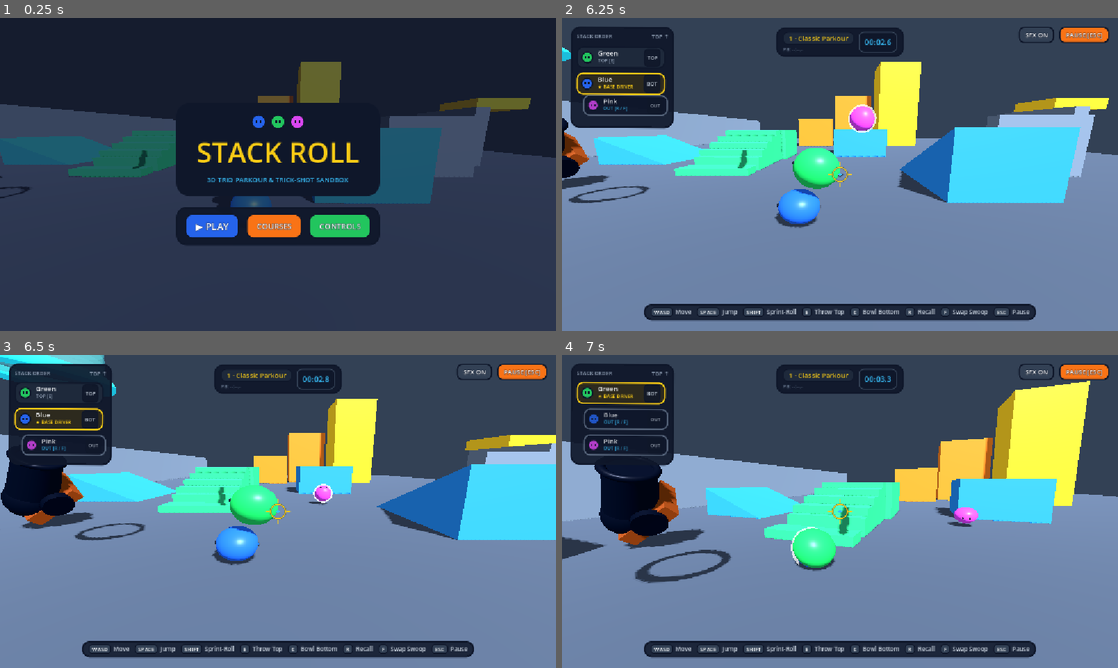
Above: before the commit, frames 1-4 (two rows, left to right).
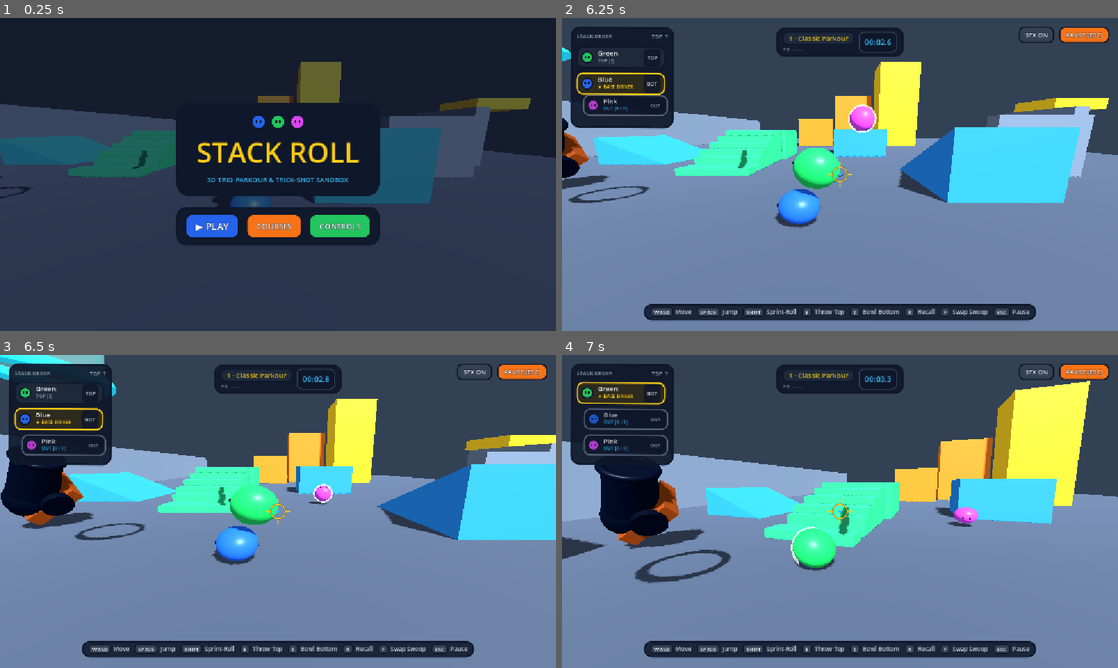
Above: after the commit, the same moments.

Repository: freeeked/godotgame
Game: Godot game, scene res://main.tscn
Same seed, same stepped clock (60 frames per second), same inputs: the game is played once before the commit and once after it.
Inputs (mouse positions are in pixels of both pictures, inside the frame that each line leads up to):
- Up to frame 1 (0.25 s): no input
- Up to frame 2 (6.25 s): click "▶ PLAY" at 0.5 s; click "SFX ON" at 1.25 s; click "MUTED" at 2 s; click "PAUSE [ESC]" at 2.75 s; move the mouse to (812, 237) at 3.52 s; hold E (eject) 3.53-4.28 s; hold W (move_forward) 3.53-5.03 s; click (812, 237) at 3.67 s; move the mouse to (1006, 221) at 4.27 s; tap Q (center_camera) at 4.35 s; tap E (eject) at 4.55, 6.05 s; move the mouse to (673, 127) at 5.02 s; hold E (eject) 5.03-5.78 s; hold A (move_left) from 5.03 s (still down); move the mouse to (867, 174) at 5.77 s; tap R (recall) at 5.85 s; click (867, 174) at 5.92 s
- Up to frame 3 (6.5 s): keep holding A (move_left)
- Up to frame 4 (7 s): move the mouse to (817, 505) at 6.52 s; release A (move_left) at 6.53 s; hold W (move_forward) from 6.53 s (still down); hold C (roll_bottom) from 6.53 s (still down); tap E (eject) at 6.8 s

Frames 1-2 are identical in both runs. In frame 3, less than 0.1% of the frame differs, in the area x 0-19%, y 0-6%; in frame 4, nothing differs.

Commit message:
fix tube

Diff:
--- a/scripts/player_stack.gd
+++ b/scripts/player_stack.gd
@@ -2089,6 +2089,62 @@
 
 # --- Cannon & Contraption Helpers ---
 
+func get_active_blob_radii() -> Array[float]:
+	var out: Array[float] = []
+	for b: StackBlob in _active_nodes:
+		out.append(b.radius)
+	return out
+
+func pose_stack_along_tube(world_positions: Array[Vector3], world_tangents: Array[Vector3], stretch: float = 0.16) -> void:
+	var count: int = mini(_active_nodes.size(), world_positions.size())
+	for i: int in range(count):
+		var b: StackBlob = _active_nodes[i]
+		b.body.global_position = world_positions[i]
+		b.body.velocity = Vector3.ZERO
+		b.velocity = Vector3.ZERO
+
+		var dir: Vector3 = world_tangents[i] if i < world_tangents.size() else Vector3.FORWARD
+		if dir.length_squared() > 0.0001:
+			dir = dir.normalized()
+			var horiz: Vector2 = Vector2(dir.x, dir.z)
+			if horiz.length() > 0.05:
+				var yaw: float = atan2(dir.x, dir.z)
+				if i == 0:
+					_facing_angle = yaw
+				b.pivot.rotation.y = yaw
+			var pitch: float = -asin(clampf(dir.y, -0.99, 0.99))
+			b.pivot.rotation.x = pitch
+			b.visual_root.rotation = Vector3.ZERO
+
+		b.squash = Vector3.ZERO
+		b.visual_root.scale = Vector3(
+			1.0 - stretch * 0.45,
+			1.0 - stretch * 0.45,
+			1.0 + stretch
+		)
+
+func launch_stack_from_tube(exit_pos: Vector3, launch_dir: Vector3, launch_vel: Vector3) -> void:
+	_is_externally_controlled = false
+	_cannon_ballistic_lock = true
+	_cannon_air_steer_blend = 0.0
+	_launch_momentum_timer = 0.55
+	_is_grounded = false
+	_coyote_timer = 0.0
+	_leader_vel = launch_vel
+
+	var clean_dir: Vector3 = launch_dir.normalized() if launch_dir.length_squared() > 0.0001 else Vector3(sin(_facing_angle), 0.0, cos(_facing_angle))
+	if Vector2(clean_dir.x, clean_dir.z).length() > 0.05:
+		_facing_angle = atan2(clean_dir.x, clean_dir.z)
+
+	for i: int in range(_active_nodes.size()):
+		var b: StackBlob = _active_nodes[i]
+		b.body.global_position = exit_pos - clean_dir * (float(i) * 0.72)
+		b.body.velocity = launch_vel
+		b.velocity = Vector3.ZERO
+		b.visual_root.scale = Vector3.ONE
+		b.pivot.rotation = Vector3(0.0, _facing_angle, 0.0)
+		b.visual_root.rotation = Vector3.ZERO
+		_apply_squash(b, -0.22 + float(i) * 0.02, 0.26 - float(i) * 0.02)
 
 func is_externally_controlled() -> bool:
 	return _is_externally_controlled
--- a/scripts/pneumatic_tube.gd
+++ b/scripts/pneumatic_tube.gd
@@ -24,12 +24,12 @@
 		_rebuild()
 
 @export_group("Launch & Travel")
-@export var exit_speed_a: float = 11.0:
+@export var exit_speed_a: float = 12.5:
 	set(value):
 		exit_speed_a = value
 		_rebuild()
 
-@export var exit_speed_b: float = 12.5:
+@export var exit_speed_b: float = 14.5:
 	set(value):
 		exit_speed_b = value
 		_rebuild()
@@ -61,11 +61,15 @@
 var _curve: Curve3D
 var _area_a: Area3D
 var _area_b: Area3D
+
 var _cooldown_a: float = 0.0
 var _cooldown_b: float = 0.0
-var _riding_body: Node3D = null
+var _stack_riding: bool = false
 var _ride_timer: float = 0.0
 var _ride_forward: bool = true
+
+var _single_rides: Array[Dictionary] = []
+var _single_cooldowns: Dictionary = {}
 
 func _ready() -> void:
 	_rebuild()
@@ -105,32 +109,75 @@
 	if baked.size() < 2:
 		return
 
+	# Deduplicate close curve points so normals stay clean
+	var pts: Array[Vector3] = []
+	for p: Vector3 in baked:
+		if pts.is_empty() or pts[pts.size() - 1].distance_to(p) > 0.04:
+			pts.append(p)
+	if pts.size() < 2:
+		return
+
 	var mat: StandardMaterial3D = StandardMaterial3D.new()
-	mat.albedo_color = Color("67e8f9")
+	mat.albedo_color = Color(0.40, 0.91, 0.98, 0.42)
 	mat.emission_enabled = true
 	mat.emission = Color("0891b2")
 	mat.emission_energy_multiplier = 0.45
 	mat.transparency = BaseMaterial3D.TRANSPARENCY_ALPHA
-	mat.albedo_color.a = 0.45
-
-	for i: int in range(baked.size() - 1):
-		var a: Vector3 = baked[i]
-		var b: Vector3 = baked[i + 1]
-		var seg_len: float = a.distance_to(b)
-		if seg_len <= 0.01:
-			continue
-		var seg_mesh: MeshInstance3D = MeshInstance3D.new()
-		var cyl: CylinderMesh = CylinderMesh.new()
-		cyl.top_radius = tube_radius
-		cyl.bottom_radius = tube_radius
-		cyl.height = seg_len
-		seg_mesh.mesh = cyl
-		seg_mesh.material_override = mat
-		seg_mesh.position = (a + b) * 0.5
-		var dir: Vector3 = (b - a).normalized()
-		if absf(dir.dot(Vector3.UP)) < 0.999:
-			seg_mesh.quaternion = Quaternion(Vector3.UP, dir)
-		add_child(seg_mesh)
+	mat.cull_mode = BaseMaterial3D.CULL_DISABLED
+
+	# Build a single continuous smooth sleeve mesh (no overlapping cylinder endcap bands)
+	var st: SurfaceTool = SurfaceTool.new()
+	st.begin(Mesh.PRIMITIVE_TRIANGLES)
+
+	var radial_segs: int = 24
+	var rings: Array[Array] = []
+	var prev_normal: Vector3 = Vector3.ZERO
+
+	for i: int in range(pts.size()):
+		var tangent: Vector3
+		if i == 0:
+			tangent = (pts[1] - pts[0]).normalized()
+		elif i == pts.size() - 1:
+			tangent = (pts[i] - pts[i - 1]).normalized()
+		else:
+			tangent = (pts[i + 1] - pts[i - 1]).normalized()
+
+		if prev_normal.length_squared() < 0.001:
+			var ref: Vector3 = Vector3.RIGHT if absf(tangent.dot(Vector3.UP)) > 0.9 else Vector3.UP
+			prev_normal = tangent.cross(ref).normalized()
+		else:
+			prev_normal = (prev_normal - tangent * prev_normal.dot(tangent)).normalized()
+
+		var binormal: Vector3 = tangent.cross(prev_normal).normalized()
+		var ring_verts: Array[Vector3] = []
+		for s: int in range(radial_segs + 1):
+			var ang: float = (float(s) / float(radial_segs)) * TAU
+			var radial_dir: Vector3 = prev_normal * cos(ang) + binormal * sin(ang)
+			ring_verts.append(pts[i] + radial_dir * tube_radius)
+		rings.append(ring_verts)
+
+	for i: int in range(rings.size() - 1):
+		var r0: Array = rings[i]
+		var r1: Array = rings[i + 1]
+		for s: int in range(radial_segs):
+			var v00: Vector3 = r0[s]
+			var v01: Vector3 = r0[s + 1]
+			var v10: Vector3 = r1[s]
+			var v11: Vector3 = r1[s + 1]
+
+			st.add_vertex(v00)
+			st.add_vertex(v10)
+			st.add_vertex(v11)
+
+			st.add_vertex(v00)
+			st.add_vertex(v11)
+			st.add_vertex(v01)
+
+	st.generate_normals()
+	var sleeve_mesh: MeshInstance3D = MeshInstance3D.new()
+	sleeve_mesh.mesh = st.commit()
+	sleeve_mesh.material_override = mat
+	add_child(sleeve_mesh)
 
 	# Flared intake rings at both tube ends
 	var dir_a: Vector3 = (end_a_local - elbow_local).normalized() if end_a_local.distance_to(elbow_local) > 0.001 else Vector3.DOWN
@@ -217,6 +264,32 @@
 	add_child(area)
 	return area
 
+func _sample_curve_pos_and_tangent(dist_along: float, forward: bool) -> Dictionary:
+	var total_len: float = maxf(0.01, _curve.get_baked_length())
+	var clamped_d: float = clampf(dist_along, 0.0, total_len)
+	var eps: float = minf(0.18, total_len * 0.05)
+
+	var p_curr: Vector3 = _curve.sample_baked(clamped_d, true)
+	var p_prev: Vector3 = _curve.sample_baked(maxf(0.0, clamped_d - eps), true)
+	var p_next: Vector3 = _curve.sample_baked(minf(total_len, clamped_d + eps), true)
+
+	var tangent_local: Vector3 = (p_next - p_prev) if forward else (p_prev - p_next)
+	if tangent_local.length_squared() < 0.0001:
+		tangent_local = (end_b_local - elbow_local) if forward else (end_a_local - elbow_local)
+
+	return {
+		"pos": global_transform * p_curr,
+		"tangent": (global_transform.basis * tangent_local).normalized(),
+	}
+
+func reset_tube() -> void:
+	_stack_riding = false
+	_ride_timer = 0.0
+	_cooldown_a = 0.0
+	_cooldown_b = 0.0
+	_single_rides.clear()
+	_single_cooldowns.clear()
+
 func _physics_process(delta: float) -> void:
 	if Engine.is_editor_hint() or _area_a == null or _area_b == null:
 		return
@@ -224,15 +297,59 @@
 	_cooldown_a = maxf(0.0, _cooldown_a - delta)
 	_cooldown_b = maxf(0.0, _cooldown_b - delta)
 
+	var expired_keys: Array = []
+	for key: Variant in _single_cooldowns.keys():
+		var rem: float = float(_single_cooldowns[key]) - delta
+		if rem <= 0.0:
+			expired_keys.append(key)
+		else:
+			_single_cooldowns[key] = rem
+	for key: Variant in expired_keys:
+		_single_cooldowns.erase(key)
+
+	var player: Node = get_tree().root.find_child("PlayerStack", true, false)
+	if player == null:
+		return
+
 	var sfx: SoundEngine = get_tree().root.find_child("SoundEngine", true, false) as SoundEngine
-
-	if _riding_body != null:
+	var total_len: float = maxf(0.01, _curve.get_baked_length())
+
+	# 1. Active stack single-file caterpillar ride along the tube curve
+	if _stack_riding:
+		var is_ext: bool = bool(player.call("is_externally_controlled")) if player.has_method("is_externally_controlled") else true
+		if not is_ext:
+			_stack_riding = false
+			return
+
 		_ride_timer += delta
-		var raw_t: float = minf(1.0, _ride_timer / travel_duration)
+		var raw_t: float = minf(1.0, _ride_timer / maxf(0.08, travel_duration))
 		var eased: float = smoothstep(0.0, 1.0, raw_t)
-		var u: float = eased if _ride_forward else (1.0 - eased)
-		var local_pt: Vector3 = _curve.sample_baked(u * _curve.get_baked_length(), true)
-		_riding_body.global_position = global_transform * local_pt
+
+		var radii: Array = player.call("get_active_blob_radii") if player.has_method("get_active_blob_radii") else [0.65, 0.72, 0.62]
+		var blob_count: int = maxi(1, radii.size())
+		var train_trail: float = 0.0
+		for i: int in range(1, blob_count):
+			train_trail += (float(radii[i - 1]) + float(radii[i])) * 0.92
+
+		# Travel extra distance equal to train_trail so the last blob clears the exit cleanly
+		var head_travel: float = eased * (total_len + train_trail * 0.75)
+
+		var world_positions: Array[Vector3] = []
+		var world_tangents: Array[Vector3] = []
+		var accum_offset: float = 0.0
+
+		for i: int in range(blob_count):
+			if i > 0:
+				accum_offset += (float(radii[i - 1]) + float(radii[i])) * 0.92
+			var d_from_entry: float = head_travel - accum_offset
+			var curve_dist: float = d_from_entry if _ride_forward else (total_len - d_from_entry)
+			var sample: Dictionary = _sample_curve_pos_and_tangent(curve_dist, _ride_forward)
+			world_positions.append(sample["pos"] as Vector3)
+			world_tangents.append(sample["tangent"] as Vector3)
+
+		var stretch: float = sin(raw_t * PI) * 0.22
+		if player.has_method("pose_stack_along_tube"):
+			player.call("pose_stack_along_tube", world_positions, world_tangents, stretch)
 
 		if raw_t >= 1.0:
 			var exit_local: Vector3 = end_b_local if _ride_forward else end_a_local
@@ -243,30 +360,110 @@
 			if absf(world_dir.y) < 0.35:
 				launch_vel.y += 4.5
 
-			_riding_body.global_position = (global_transform * exit_local) + world_dir * 0.65
-			if _riding_body is CharacterBody3D:
-				(_riding_body as CharacterBody3D).velocity = launch_vel
-			_riding_body = null
-			_cooldown_a = 0.7
-			_cooldown_b = 0.7
+			var exit_world: Vector3 = (global_transform * exit_local) + world_dir * 0.75
+			if player.has_method("launch_stack_from_tube"):
+				player.call("launch_stack_from_tube", exit_world, launch_vel.normalized(), launch_vel)
+
+			_stack_riding = false
+			_cooldown_a = 0.75
+			_cooldown_b = 0.75
 			if sfx != null:
 				sfx.play(&"tube_shoot", 1.0)
-		return
-
-	if _cooldown_a <= 0.0:
-		for body: Node3D in _area_a.get_overlapping_bodies():
-			_riding_body = body
-			_ride_forward = true
-			_ride_timer = 0.0
+	else:
+		# Check if active stack enters Mouth A or Mouth B
+		var is_ext: bool = bool(player.call("is_externally_controlled")) if player.has_method("is_externally_controlled") else false
+		if not is_ext and player.has_method("get_active_blob_positions"):
+			var positions: Array = player.call("get_active_blob_positions")
+			var mouth_a_world: Vector3 = global_transform * end_a_local
+			var mouth_b_world: Vector3 = global_transform * end_b_local
+			var trigger_r: float = tube_radius * 1.25
+
+			if _cooldown_a <= 0.0:
+				for pos_v: Variant in positions:
+					if (pos_v as Vector3).distance_to(mouth_a_world) <= trigger_r:
+						_stack_riding = true
+						_ride_forward = true
+						_ride_timer = 0.0
+						if player.has_method("set_external_control"):
+							player.call("set_external_control", true)
+						if sfx != null:
+							sfx.play(&"tube_suck", 0.95)
+						break
+
+			if not _stack_riding and _cooldown_b <= 0.0:
+				for pos_v: Variant in positions:
+					if (pos_v as Vector3).distance_to(mouth_b_world) <= trigger_r:
+						_stack_riding = true
+						_ride_forward = false
+						_ride_timer = 0.0
+						if player.has_method("set_external_control"):
+							player.call("set_external_control", true)
+						if sfx != null:
+							sfx.play(&"tube_suck", 0.95)
+						break
+
+	# 2. Advance individual ejected blobs riding the tube
+	for i: int in range(_single_rides.size() - 1, -1, -1):
+		var ride: Dictionary = _single_rides[i]
+		ride["timer"] = float(ride["timer"]) + delta
+		var raw_t: float = minf(1.0, float(ride["timer"]) / maxf(0.08, travel_duration * 0.85))
+		var eased: float = smoothstep(0.0, 1.0, raw_t)
+		var fwd: bool = bool(ride["forward"])
+		var d_from_entry: float = eased * total_len
+		var curve_dist: float = d_from_entry if fwd else (total_len - d_from_entry)
+		var sample: Dictionary = _sample_curve_pos_and_tangent(curve_dist, fwd)
+
+		var blob: Node3D = ride["blob"] as Node3D
+		if is_instance_valid(blob):
+			blob.global_position = sample["pos"] as Vector3
+
+		if raw_t >= 1.0:
+			_single_cooldowns[ride["id"]] = 0.75
+			_single_rides.remove_at(i)
+			if is_instance_valid(blob) and player.has_method("launch_ejected_blob"):
+				var exit_local: Vector3 = end_b_local if fwd else end_a_local
+				var dir_local: Vector3 = (end_b_local - elbow_local).normalized() if fwd else (end_a_local - elbow_local).normalized()
+				var speed: float = exit_speed_b if fwd else exit_speed_a
+				var world_dir: Vector3 = (global_transform.basis * dir_local).normalized()
+				var launch_vel: Vector3 = world_dir * speed
+				if absf(world_dir.y) < 0.35:
+					launch_vel.y += 4.5
+				var exit_world: Vector3 = (global_transform * exit_local) + world_dir * 0.75
+				player.call("launch_ejected_blob", blob, exit_world, launch_vel)
 			if sfx != null:
-				sfx.play(&"tube_suck", 0.95)
-			return
-
-	if _cooldown_b <= 0.0:
-		for body: Node3D in _area_b.get_overlapping_bodies():
-			_riding_body = body
-			_ride_forward = false
-			_ride_timer = 0.0
-			if sfx != null:
-				sfx.play(&"tube_suck", 0.95)
-			return
+				sfx.play(&"tube_shoot", 0.9, 1.12)
+
+	# 3. Check ejected blobs entering Mouth A or Mouth B
+	if player.has_method("get_ejected_blob_nodes"):
+		var ejected: Array = player.call("get_ejected_blob_nodes")
+		var mouth_a_world: Vector3 = global_transform * end_a_local
+		var mouth_b_world: Vector3 = global_transform * end_b_local
+		var trigger_r: float = tube_radius * 1.25
+
+		for ej_v: Variant in ejected:
+			var ej: Node3D = ej_v as Node3D
+			if not is_instance_valid(ej):
+				continue
+			var id: int = ej.get_instance_id()
+			if _single_cooldowns.has(id):
+				continue
+			var already_riding: bool = false
+			for r: Dictionary in _single_rides:
+				if int(r["id"]) == id:
+					already_riding = true
+					break
+			if already_riding:
+				continue
+
+			if _cooldown_a <= 0.0 and ej.global_position.distance_to(mouth_a_world) <= trigger_r:
+				if player.has_method("lock_ejected_blob"):
+					player.call("lock_ejected_blob", ej, true)
+				_single_rides.append({"id": id, "blob": ej, "timer": 0.0, "forward": true})
+				if sfx != null:
+					sfx.play(&"tube_suck", 0.85, 1.12)
+			elif _cooldown_b <= 0.0 and ej.global_position.distance_to(mouth_b_world) <= trigger_r:
+				if player.has_method("lock_ejected_blob"):
+					player.call("lock_ejected_blob", ej, true)
+				_single_rides.append({"id": id, "blob": ej, "timer": 0.0, "forward": false})
+				if sfx != null:
+					sfx.play(&"tube_suck", 0.85, 1.12)
